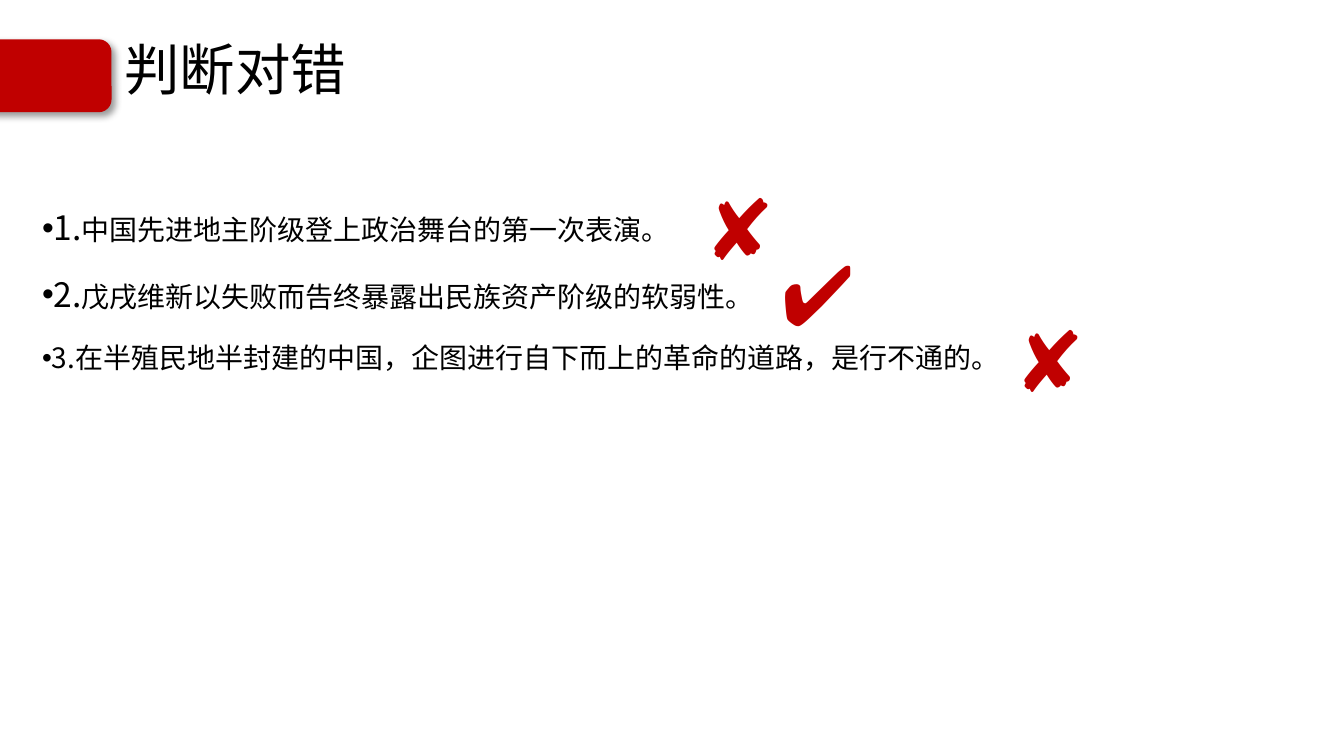
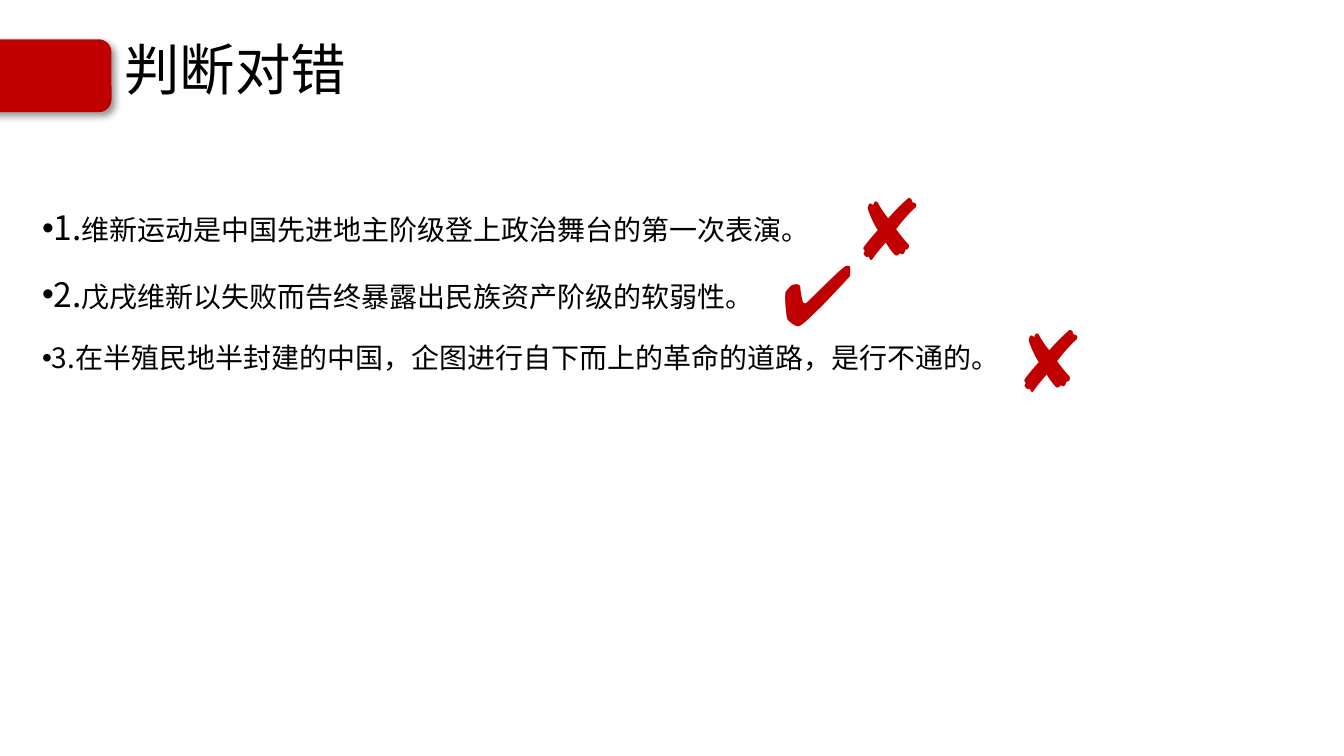
Before and after one commit to Call-me-zhy/tangtang, a slide deck: slide 97 of 5 中国近现代史纲要/课件/中国近现代史纲要精讲2.pptx (slide 96 before the commit). Drawn at 1344x756 pixels with LibreOffice and Linux fonts; fonts in the diff are those of the drawing; background and template pictures are left out. Boxes give left, top, right and bottom in pixels: in the first picture for what was removed or moved away, otherwise in the second. Text is boxed around its words. In the diff, an @@ line names an element or a change of style, - is before the commit and + after.

```diff
--- a/5 中国近现代史纲要/课件/中国近现代史纲要精讲2.pptx
+++ b/5 中国近现代史纲要/课件/中国近现代史纲要精讲2.pptx
@@ text "✘": place and size @@
-text "✘" at [692, 171, 925, 286]
+text "✘" at [840, 171, 1073, 286]
@@ text at [54, 215, 810, 243]: text changed @@
-  • 1.中国先进地主阶级登上政治舞台的第一次表演。
+  • 1.维新运动是中国先进地主阶级登上政治舞台的第一次表演。
```
Also in this commit, not shown: 25 other slides changed, 1 slide added, 2 other files.
